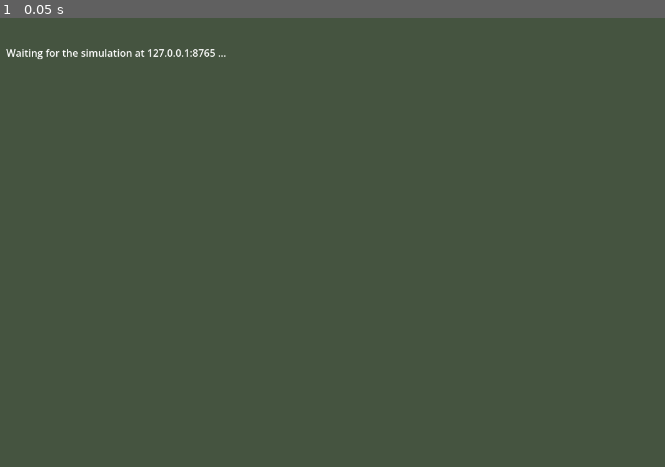
Above: before the commit, frame 1.
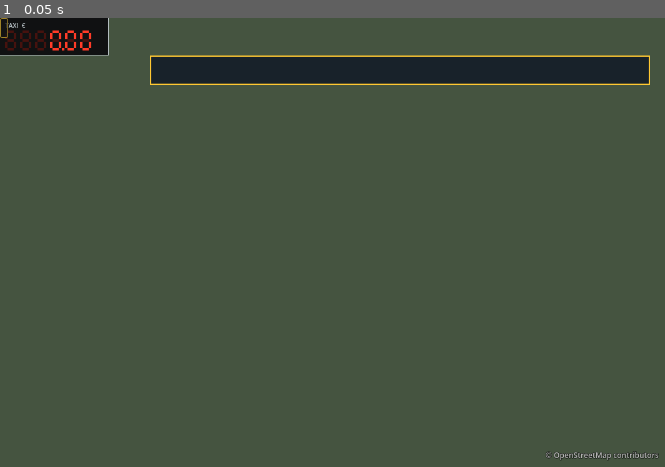
Above: after the commit, the same moment.

Repository: emehtata/roadragetaxi
Game: Godot game, scene res://main.tscn
Two runs of this game, one before a commit and one after it. Both use one fixed random seed, a clock stepped at 60 frames per second and the inputs below. This scene is started directly instead of the project's main scene.
Inputs:
- Up to frame 1 (0.05 s): no input

The runs differ from the first frame. In frame 1, 6.5% of the frame differs, in the area x 0-100%, y 0-99%.
Error after the commit: Parse Error: Identifier "physical_size" not declared in the current scope. (res://phone.gd:166)

Commit message:
Place the default phone clear of the dashboard

Diff:
--- a/godot/phone.gd
+++ b/godot/phone.gd
@@ -161,6 +161,9 @@
 
 
 func show_navigation(route: Dictionary, task := "") -> void:
+	# Seed the new default in the old offset coordinates, preserving saved placements.
+	if not layout.offsets.has("navigation_phone"):
+		layout.offsets["navigation_phone"] = Vector2(maxf(16.0, get_viewport_rect().size.x - physical_size.x - 206.0) - 16.0, 0.0)
 	navigation.language = language
 	navigation.show_navigation(route, task)
 
